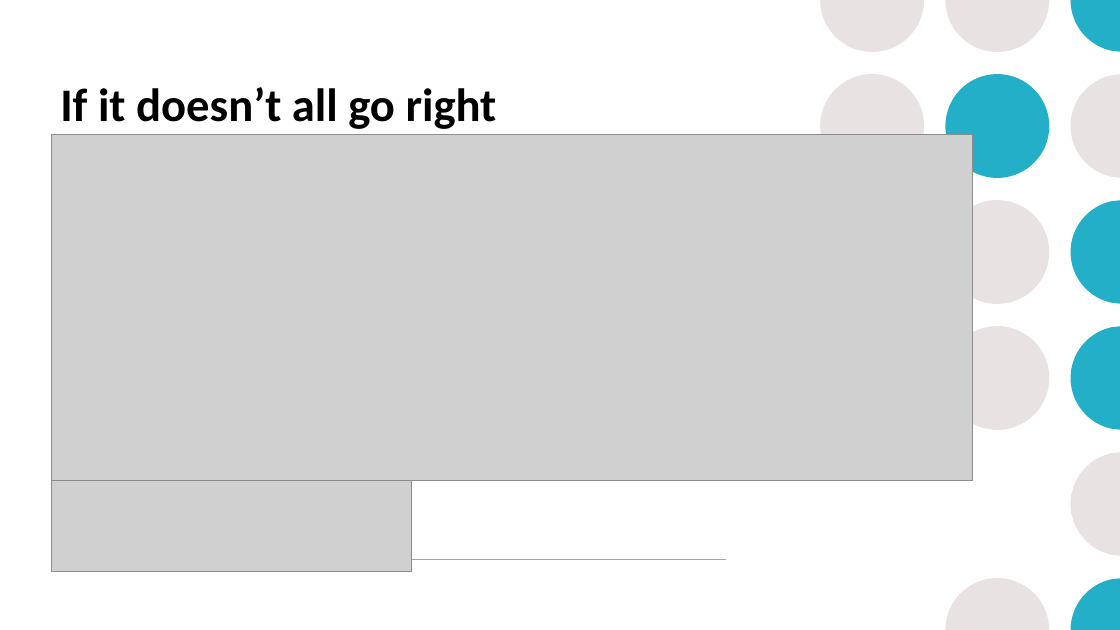
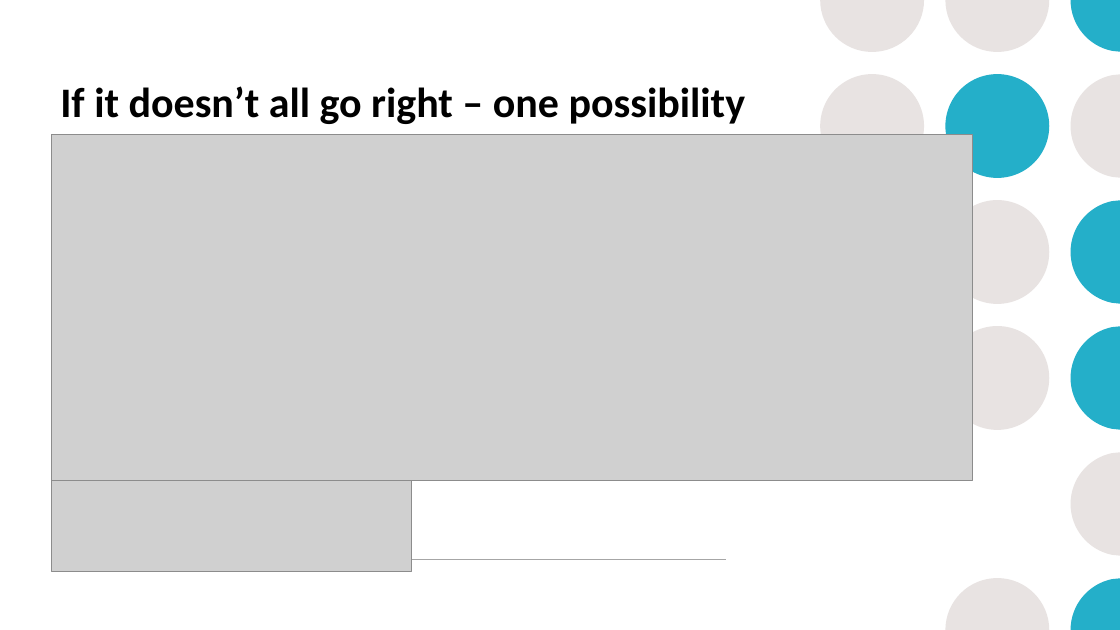
Before and after one commit to mrobbeloth/Lectures, a slide deck: slide 45 of Minecraft/Learning DevOps Through Minecraft.pptx. Drawn at 1120x630 pixels with LibreOffice and Linux fonts; fonts in the diff are those of the drawing; grey boxes stand for pictures. Boxes give left, top, right and bottom in pixels: in the first picture for what was removed or moved away, otherwise in the second. Text is boxed around its words. In the diff, an @@ line names an element or a change of style, - is before the commit and + after.

```diff
--- a/Minecraft/Learning DevOps Through Minecraft.pptx
+++ b/Minecraft/Learning DevOps Through Minecraft.pptx
@@ title at (x1=60, y1=86, x2=746, y2=124): text changed; size 40 to 36 pt @@
-If it doesn’t all go right
+If it doesn’t all go right – one possibility
```
Also in this commit, not shown: 3 other slides changed, 5 slides added, 2 slides removed.
